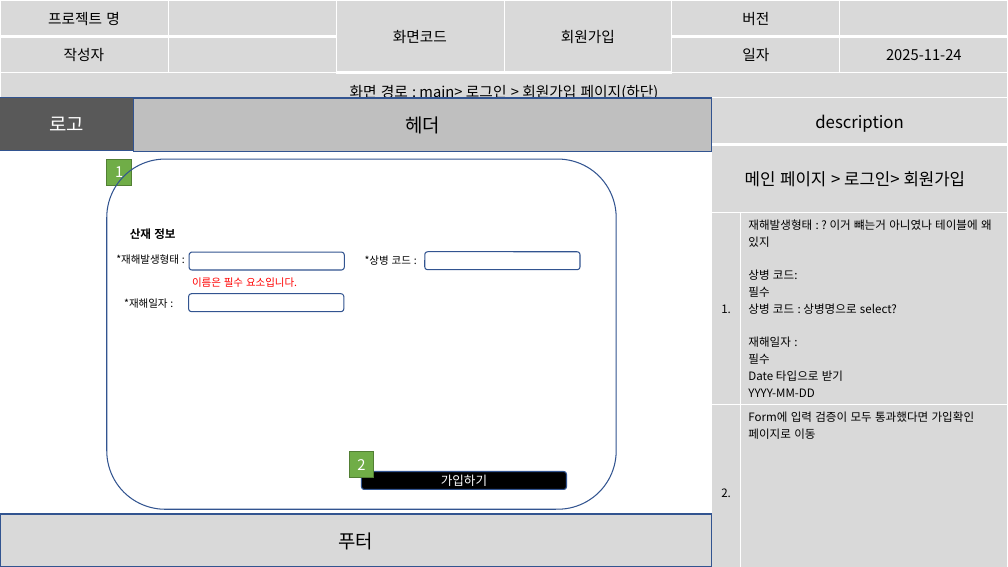
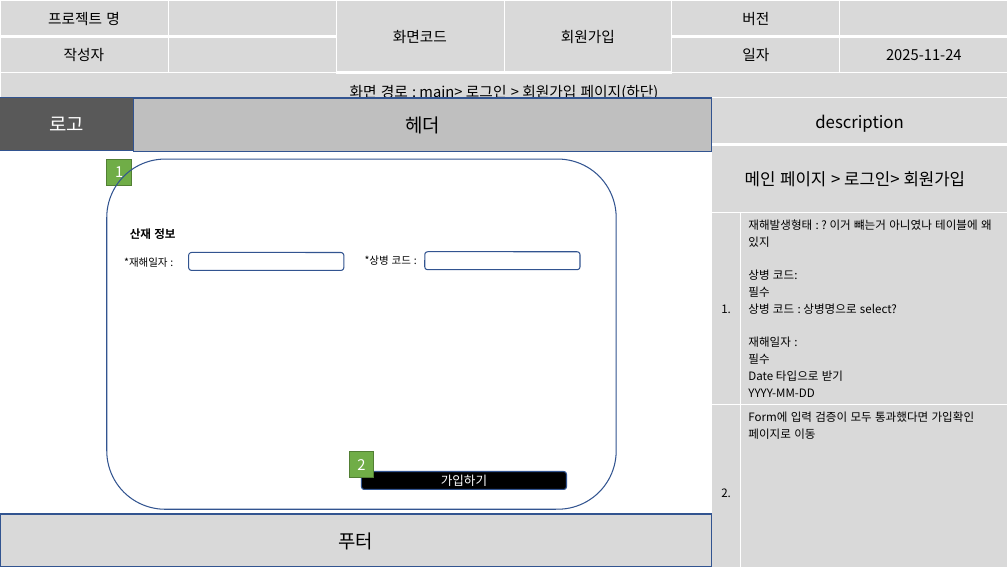
Before and after one commit to imyongchan/source, a slide deck: slide 15 of 스토리보드- 11.20/스토리보드_종합중.pptx. Drawn at 1008x567 pixels with LibreOffice and Linux fonts; fonts in the diff are those of the drawing. Boxes give left, top, right and bottom in pixels: in the first picture for what was removed or moved away, otherwise in the second. Text is boxed around its words. In the diff, an @@ line names an element or a change of style, - is before the commit and + after.

```diff
--- a/스토리보드- 11.20/스토리보드_종합중.pptx
+++ b/스토리보드- 11.20/스토리보드_종합중.pptx
@@ text "*재해일자 :": place and size @@
-text "*재해일자 :" at <box>124,298,167,308</box>
+text "*재해일자 :" at <box>124,257,167,267</box>
@@ text removed at <box>116,254,179,264</box> @@
-*재해발생형태 :
@@ rounded rectangle: place and size @@
-rounded rectangle at <box>189,294,344,312</box>
+rounded rectangle at <box>189,253,344,271</box>
@@ rounded rectangle removed at <box>189,252,344,270</box> @@
@@ text removed at <box>192,277,297,287</box> @@
-이름은 필수 요소입니다.
```
Also in this commit, not shown: 2 other slides changed, 7 slides added.
